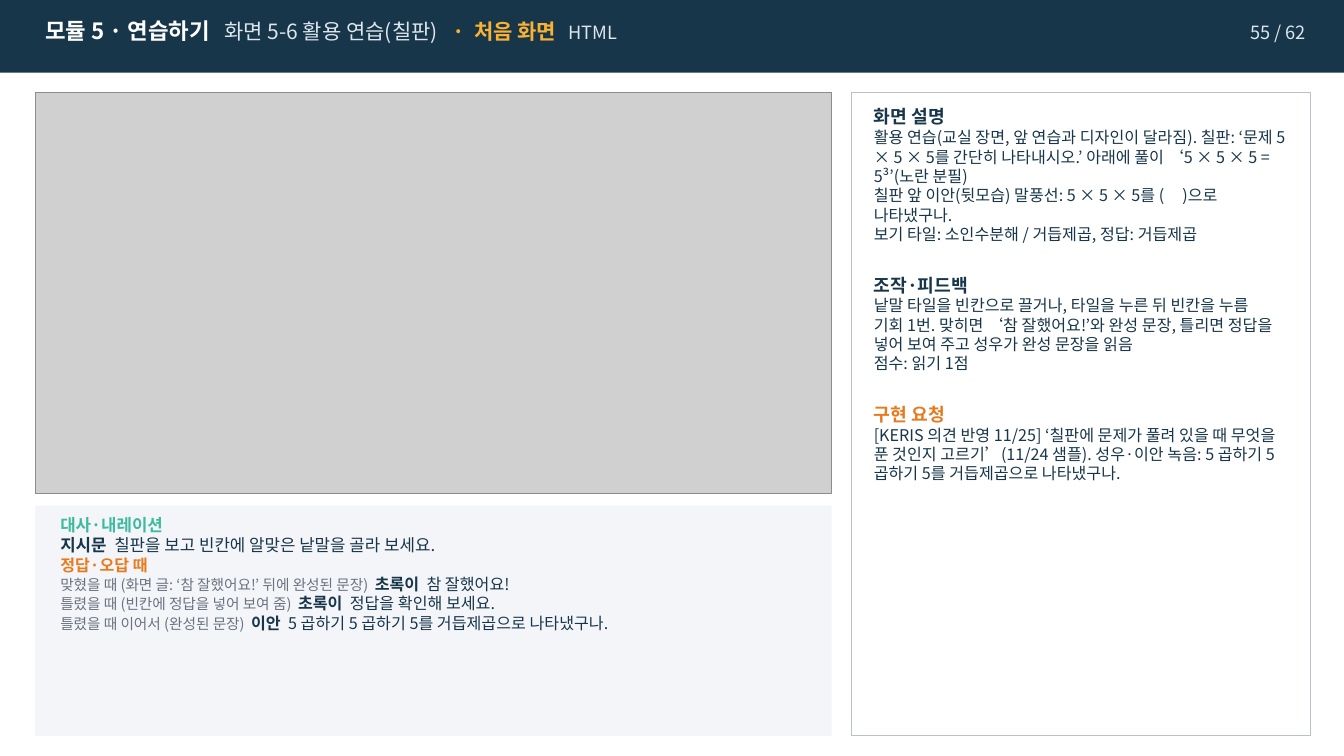
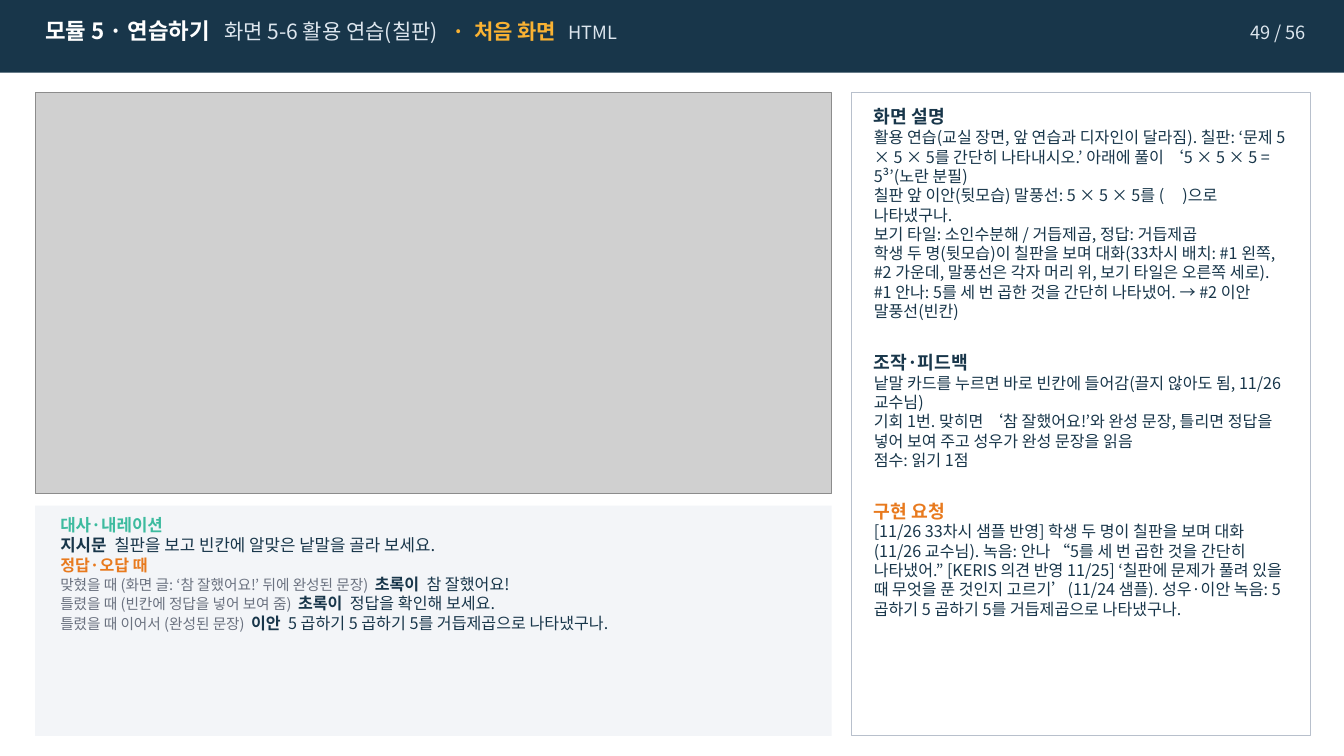
Before and after one commit to j333333766-hub/ksl-math-vocab-kit, a slide deck: slide 49 of 샘플/07차시_소인수분해_조창현_v7-1_스토리보드.pptx (slide 55 before the commit). Drawn at 1344x756 pixels with LibreOffice and Linux fonts; fonts in the diff are those of the drawing; grey boxes stand for pictures. Boxes give left, top, right and bottom in pixels: in the first picture for what was removed or moved away, otherwise in the second. Text is boxed around its words. In the diff, an @@ line names an element or a change of style, - is before the commit and + after.

```diff
--- a/샘플/07차시_소인수분해_조창현_v7-1_스토리보드.pptx
+++ b/샘플/07차시_소인수분해_조창현_v7-1_스토리보드.pptx
@@ text at (x1=1250, y1=25, x2=1305, y2=39): text changed @@
-55 / 62
+49 / 56
@@ text at (x1=874, y1=245, x2=1275, y2=320): paragraph added @@
+학생 두 명(뒷모습)이 칠판을 보며 대화(33차시 배치: #1 왼쪽, #2 가운데, 말풍선은 각자 머리 위, 보기 타일은 오른쪽 세로). #1 안나: 5를 세 번 곱한 것을 간단히 나타냈어. → #2 이안 말풍선(빈칸)
@@ text at (x1=874, y1=375, x2=1281, y2=411): text changed @@
-낱말 타일을 빈칸으로 끌거나, 타일을 누른 뒤 빈칸을 누름
+낱말 카드를 누르면 바로 빈칸에 들어감(끌지 않아도 됨, 11/26 교수님)
@@ text at (x1=874, y1=523, x2=1282, y2=617): text changed @@
-[KERIS 의견 반영 11/25] ‘칠판에 문제가 풀려 있을 때 무엇을 푼 것인지 고르기’(11/24 샘플). 성우·이안 녹음: 5 곱하기 5 곱하기 5를 거듭제곱으로 나타냈구나.
+[11/26 33차시 샘플 반영] 학생 두 명이 칠판을 보며 대화(11/26 교수님). 녹음: 안나 “5를 세 번 곱한 것을 간단히 나타냈어.” [KERIS 의견 반영 11/25] ‘칠판에 문제가 풀려 있을 때 무엇을 푼 것인지 고르기’(11/24 샘플). 성우·이안 녹음: 5 곱하기 5 곱하기 5를 거듭제곱으로 나타냈구나.
```
Also in this commit, not shown: 58 other slides changed, 7 slides removed, 10 other files.
